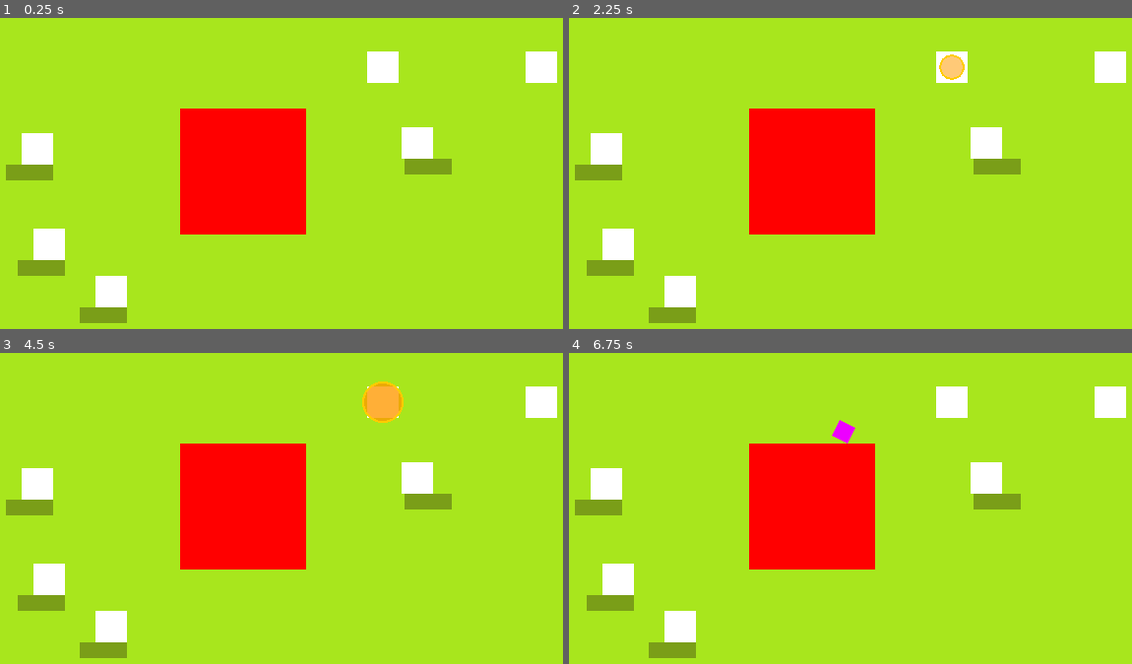
Above: before the commit, frames 1-4 (two rows, left to right).
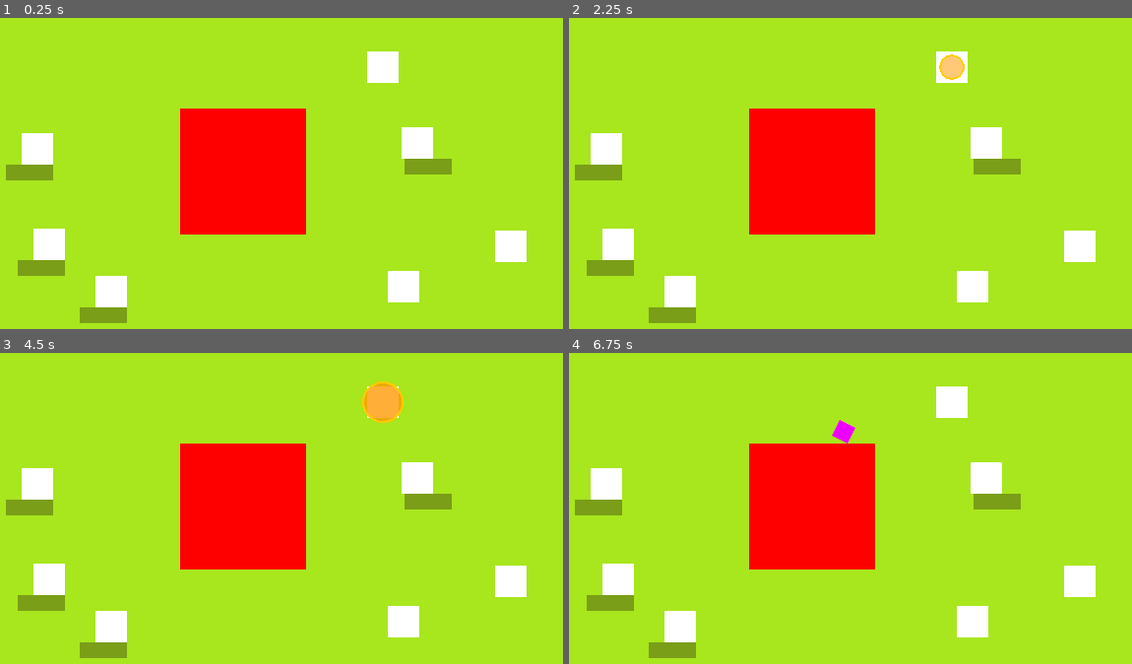
Above: after the commit, the same moments.

Repository: Sukimo/Duck_Tactics
Game: Godot game, scene res://Scene/arena_2d.tscn
The game is run twice, just before and just after one commit, with the same random seed, the same clock (stepped at 60 frames per second) and the same inputs.
Inputs (mouse positions are in pixels of both pictures, inside the frame that each line leads up to):
- Up to frame 1 (0.25 s): no input
- Up to frame 2 (2.25 s): tap Enter at 0.5, 2 s; move the mouse to (985, 151) at 0.52 s; click (985, 151) at 0.67 s; tap Space at 1.25 s; move the mouse to (653, 192) at 1.27 s; click (653, 192) at 1.42 s; move the mouse to (889, 86) at 2.02 s; click (889, 86) at 2.17 s
- Up to frame 3 (4.5 s): move the mouse to (202, 586) at 2.77 s; click (202, 586) at 2.92 s; tap Space at 3.5 s; move the mouse to (478, 564) at 3.52 s; click (478, 564) at 3.67 s; move the mouse to (5, 446) at 4.27 s; click (5, 446) at 4.42 s
- Up to frame 4 (6.75 s): move the mouse to (850, 505) at 5.02 s; click (850, 505) at 5.17 s; tap Enter at 5.75 s; move the mouse to (692, 408) at 5.77 s; click (692, 408) at 5.92 s; move the mouse to (985, 486) at 6.52 s; click (985, 486) at 6.67 s

The runs differ from the first frame. In frame 1, 1.7% of the frame differs, in the area x 68-99%, y 10-92%; in frame 2, 1.7%; in frame 3, 1.7%; in frame 4, 1.7%.

Commit message:
[Add] duck melee , duck range

Diff:
--- a/Scene/arena_2d.tscn
+++ b/Scene/arena_2d.tscn
@@ -2,7 +2,9 @@
 
 [ext_resource type="Texture2D" uid="uid://ce6o71538cywk" path="res://cube32.png" id="1_4ecip"]
 [ext_resource type="PackedScene" uid="uid://b5n1lfuy8wd1o" path="res://units/duck.tscn" id="2_bj6xp"]
-[ext_resource type="PackedScene" uid="uid://r0wmacbh07on" path="res://units/StructureEnemy .tscn" id="3_bj6xp"]
+[ext_resource type="PackedScene" uid="uid://r0wmacbh07on" path="res://enemies/StructureEnemy .tscn" id="3_bj6xp"]
+[ext_resource type="PackedScene" uid="uid://cyntornrl8nbf" path="res://units/melee_duck.tscn" id="4_xajys"]
+[ext_resource type="PackedScene" uid="uid://dg6buts2tf6ws" path="res://units/range_duck.tscn" id="5_7e173"]
 
 [sub_resource type="NavigationPolygon" id="NavigationPolygon_4ecip"]
 vertices = PackedVector2Array(779.02344, 17.929688, 779.96875, 382.96875, 16.921875, 381.02344, 14.0703125, 13.0625)
@@ -90,8 +92,11 @@
 [node name="Duck" parent="." unique_id=811425380 instance=ExtResource("2_bj6xp")]
 position = Vector2(542, 94)
 
-[node name="Duck2" parent="." unique_id=825509446 instance=ExtResource("2_bj6xp")]
-position = Vector2(703, 94)
-
 [node name="StaticBody2D" parent="." unique_id=1750735628 instance=ExtResource("3_bj6xp")]
 position = Vector2(400, 200)
+
+[node name="MeleeDuck" parent="." unique_id=1533052234 instance=ExtResource("4_xajys")]
+position = Vector2(672, 276)
+
+[node name="RangeDuck" parent="." unique_id=1850260188 instance=ExtResource("5_7e173")]
+position = Vector2(563, 317)
--- a/units/StructureEnemy .tscn
+++ b/enemies/StructureEnemy .tscn
@@ -1,12 +1,12 @@
 [gd_scene format=3 uid="uid://r0wmacbh07on"]
 
-[ext_resource type="Script" uid="uid://3y0euv5dkv0l" path="res://units/structure_enemy.gd" id="1_5rrbb"]
+[ext_resource type="Script" uid="uid://3y0euv5dkv0l" path="res://enemies/structure_enemy.gd" id="1_5rrbb"]
 [ext_resource type="Texture2D" uid="uid://ce6o71538cywk" path="res://cube32.png" id="1_twuth"]
 
 [sub_resource type="RectangleShape2D" id="RectangleShape2D_twuth"]
 size = Vector2(128, 128)
 
-[node name="StaticBody2D" type="StaticBody2D" unique_id=1750735628]
+[node name="StaticBody2D" type="StaticBody2D" unique_id=1750735628 groups=["enemies"]]
 script = ExtResource("1_5rrbb")
 debug_range_visible = false
 
--- a/units/duck.gd
+++ b/units/duck.gd
@@ -1,6 +1,12 @@
 extends CharacterBody2D
+class_name BaseDuck
 
 @export var move_speed: float =120.0
+@export var max_hp: int =100
+@export var attack_damage: int = 10
+@export var attack_speed: float = 1.0 # per sec.
+@export var attack_range: float  = 50.0
+
 @export var selected_color: Color=Color(1.0,0.85,0.0,1.0) #yellow tint
 @export var normal_color: Color= Color(1.0, 1.0,  1.0, 1.0)  #white
 
@@ -8,11 +14,15 @@
 @onready var sprite: Sprite2D = $Sprite2D
 @onready var nav_agent: NavigationAgent2D =$NavAgent
 
+var hp: int
 var _selected: bool =false
 var _has_target: bool =false #only move when a target was actually set
 var _target_pos:Vector2 = Vector2.ZERO #fallback for navmesh isn't baked
+var _attack_target: Node2D = null
+var _attack_cooldown: float = 0.0
 
 func _ready() -> void:
+	hp = max_hp
 	nav_agent.path_desired_distance   = 4.0   # snap to each waypoint this close
 	nav_agent.target_desired_distance = 8.0   # stop this close to final target
 	nav_agent.avoidance_enabled       = false  # enable later for multi-duck crowds
@@ -43,13 +53,21 @@
 
 #physics process
 func _physics_process(delta: float) -> void:
+	_attack_cooldown -= delta
+
+	#auto-attack: find enemy, attack if in range
+	_attack_target = _find_nearest_enemy()
+	if _attack_target and _attack_cooldown <=0.0:
+		var dist =global_position.distance_to(_attack_target.global_position)
+		if dist <= attack_range:
+			attack(_attack_target)
+			_attack_cooldown = 1.0 / attack_speed
+
+	#movement
 	if not _has_target:
 		return
-
-	#navPath
 	if not nav_agent.is_navigation_finished():
 		var next: Vector2 = nav_agent.get_next_path_position()
-		# FIX: if next == our position the navmesh gave nothing useful; fall back
 		if next.distance_to(global_position) > 1.0:
 			velocity = (next - global_position).normalized() * move_speed
 			move_and_slide()
@@ -65,7 +83,32 @@
 		velocity =Vector2.ZERO
 		_has_target = false # arrived — stop moving
 
+func attack(target: Node2D)-> void:
+	pass
+
+func take_damage(amount: int) -> void:
+	hp -=amount
+	print("[Duck] %s took %d damage" % [name, amount])
+	if hp <= 0:
+		die()
+
+func die() -> void:
+	print("[Duck] %s died" % name)
+	queue_free()
+
 #helpers
+func _find_nearest_enemy()-> Node2D:
+	var best: Node2D =null
+	var best_dist: float =attack_range
+	for enemy in get_tree().get_nodes_in_group("enemies"):
+		if not enemy is Node2D:
+			continue
+		var dist := global_position.distance_to((enemy as Node2D).global_position)
+		if dist<= best_dist:
+			best_dist =dist
+			best =enemy
+	return best
+
 func _is_click_on_self(world_pos:Vector2) -> bool:
 	#AABB check (32x32) centered on origin
 	var half:=Vector2(16,16)
@@ -89,8 +132,3 @@
 ## Called externally (merge system, game manager) to reposition the duck.
 func force_move(pos:Vector2)->void:
 	_move_to(pos)
-
-## Called by Projectile.gd on hit.  Add health / merge logic here later.
-func take_damage(amount: int) -> void:
-	print("[Duck] %s took %d damage" % [name, amount])
-	# TODO: health -= amount  →  check death  →  trigger merge event
--- /dev/null
+++ b/units/melee_duck.gd
@@ -0,0 +1,7 @@
+extends BaseDuck
+class_name MeleeDuck
+
+func attack(target: Node2D)-> void:
+	if target.has_method("take_damage"):
+		target.take_damage(attack_damage)
+	print("[MeleeDuck] %s hit %s for %d" % [name, target.name, attack_damage])
--- /dev/null
+++ b/units/melee_duck.tscn
@@ -0,0 +1,18 @@
+[gd_scene format=3 uid="uid://cyntornrl8nbf"]
+
+[ext_resource type="Script" uid="uid://ctvlk57sns1bt" path="res://units/melee_duck.gd" id="1_fydtf"]
+[ext_resource type="Texture2D" uid="uid://ce6o71538cywk" path="res://cube32.png" id="2_vt4yn"]
+
+[sub_resource type="RectangleShape2D" id="RectangleShape2D_txoiq"]
+size = Vector2(32, 32)
+
+[node name="MeleeDuck" type="CharacterBody2D" unique_id=811425380 groups=["ducks"]]
+script = ExtResource("1_fydtf")
+
+[node name="Sprite2D" type="Sprite2D" parent="." unique_id=727289044]
+texture = ExtResource("2_vt4yn")
+
+[node name="CollisionShape2D" type="CollisionShape2D" parent="." unique_id=472093862]
+shape = SubResource("RectangleShape2D_txoiq")
+
+[node name="NavAgent" type="NavigationAgent2D" parent="." unique_id=964559432]
--- /dev/null
+++ b/units/range_duck.gd
@@ -0,0 +1,31 @@
+extends BaseDuck
+class_name  RangeDuck
+
+const PROJECTILE_SCENE := "res://projectile/Projectile.tscn"
+var _projectile_scene: PackedScene =null
+
+func _ready() -> void:
+	super._ready()
+	attack_range = 200.0
+	if ResourceLoader.exists(PROJECTILE_SCENE):
+		_projectile_scene =load(PROJECTILE_SCENE)
+
+func attack(target: Node2D)-> void:
+	if _projectile_scene == null:
+		return
+	var start := global_position
+	var duck_pos := target.global_position
+	var dist := start.distance_to(duck_pos)
+	var travel_time := dist / 300.0
+
+	var target_vel := Vector2.ZERO
+	if target.get("velocity") !=null:
+		target_vel =target.velocity
+	var predicted_pos := duck_pos + target_vel * travel_time
+
+	var proj: Node = _projectile_scene.instantiate()
+	get_tree().current_scene.add_child(proj)
+	if proj.get("damage") !=null:
+		proj.damage =attack_damage
+	if proj.has_method("init"):
+		proj.call("init", target, start,predicted_pos)
--- /dev/null
+++ b/units/range_duck.tscn
@@ -0,0 +1,18 @@
+[gd_scene format=3 uid="uid://dg6buts2tf6ws"]
+
+[ext_resource type="Script" uid="uid://bqosdplvx2qo5" path="res://units/range_duck.gd" id="1_8fxrk"]
+[ext_resource type="Texture2D" uid="uid://ce6o71538cywk" path="res://cube32.png" id="2_xd7ve"]
+
+[sub_resource type="RectangleShape2D" id="RectangleShape2D_txoiq"]
+size = Vector2(32, 32)
+
+[node name="RangeDuck" type="CharacterBody2D" unique_id=811425380 groups=["ducks"]]
+script = ExtResource("1_8fxrk")
+
+[node name="Sprite2D" type="Sprite2D" parent="." unique_id=727289044]
+texture = ExtResource("2_xd7ve")
+
+[node name="CollisionShape2D" type="CollisionShape2D" parent="." unique_id=472093862]
+shape = SubResource("RectangleShape2D_txoiq")
+
+[node name="NavAgent" type="NavigationAgent2D" parent="." unique_id=964559432]
Renamed: units/structure_enemy.gd -> enemies/structure_enemy.gd
